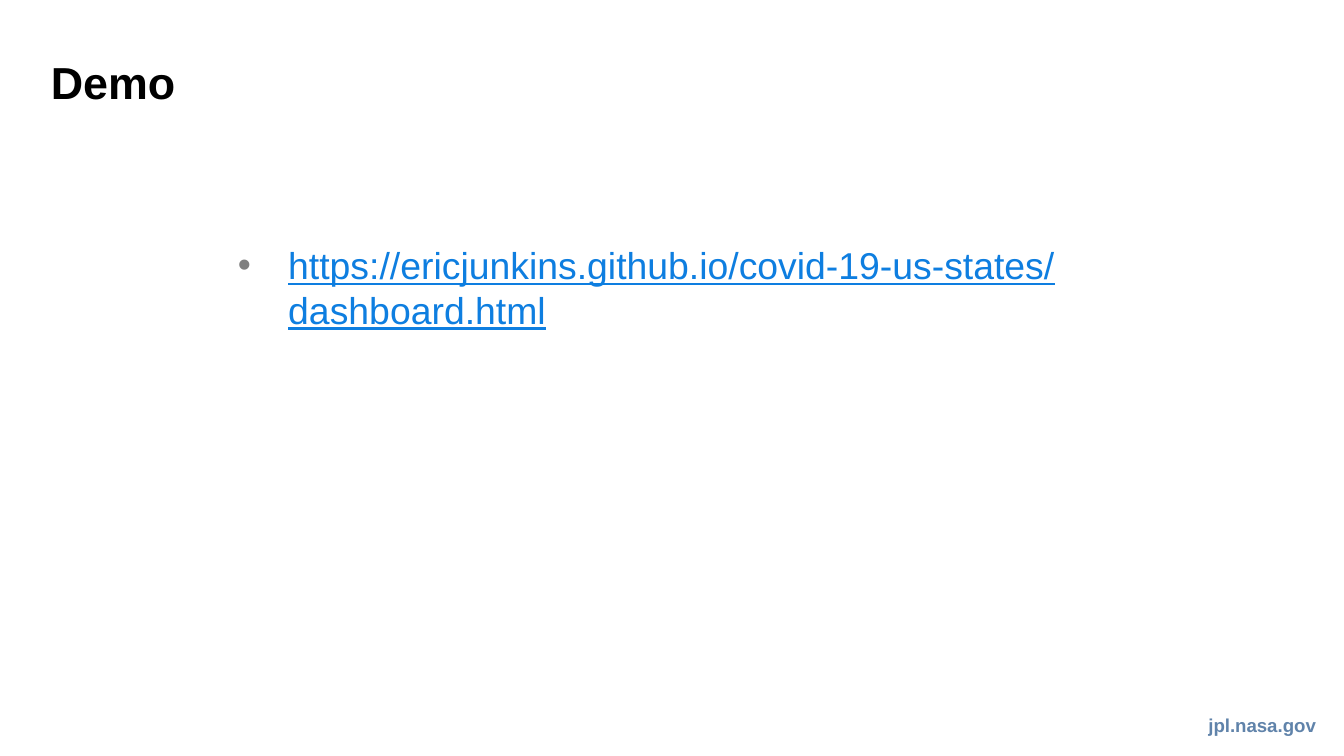
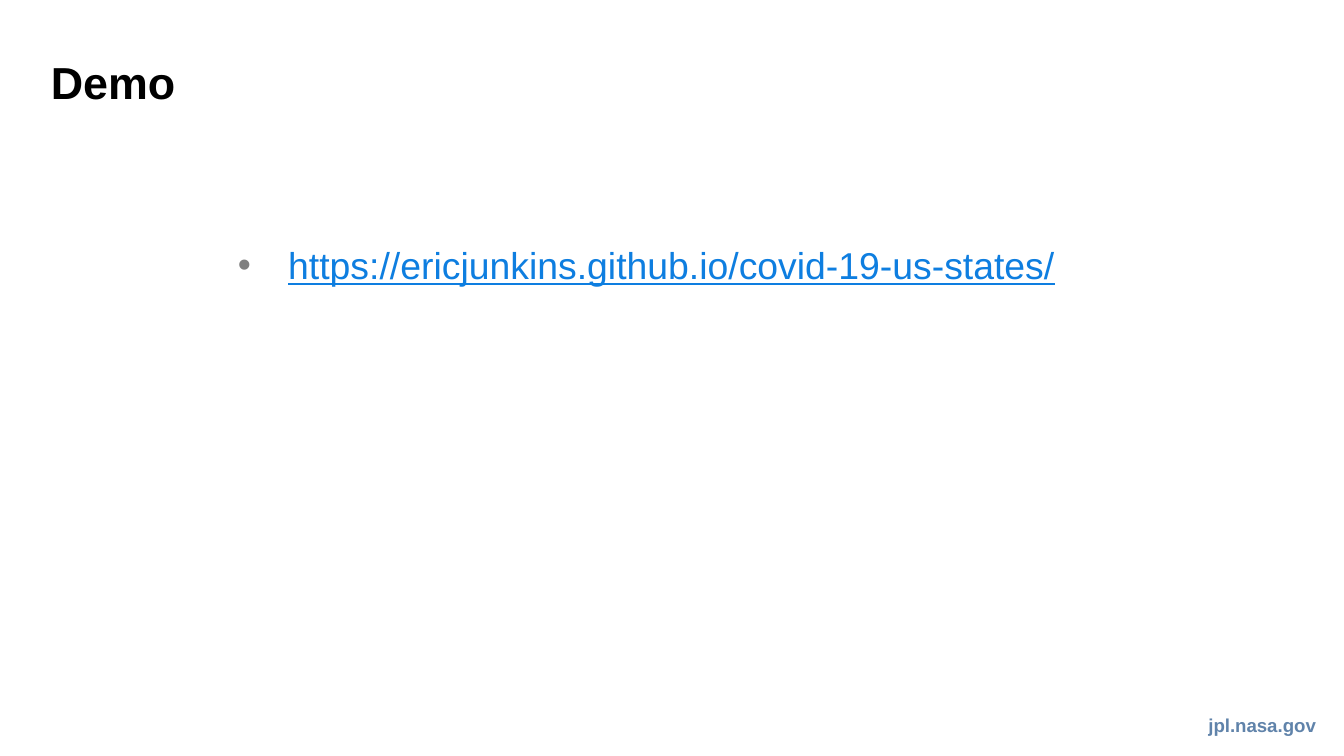
Before and after one commit to ericjunkins/covid-19-us-states, a slide deck: slide 9 of pptx/covid_us_dashboard.pptx (slide 4 before the commit). Drawn at 1344x756 pixels with LibreOffice and Linux fonts; fonts in the diff are those of the drawing. Boxes give left, top, right and bottom in pixels: in the first picture for what was removed or moved away, otherwise in the second. Text is boxed around its words. In the diff, an @@ line names an element or a change of style, - is before the commit and + after.

```diff
--- a/pptx/covid_us_dashboard.pptx
+++ b/pptx/covid_us_dashboard.pptx
@@ text at [288,252,1054,287]: text changed @@
-• https://ericjunkins.github.io/covid-19-us-states/dashboard.html
+• https://ericjunkins.github.io/covid-19-us-states/
```
Also in this commit, not shown: 2 other slides changed, 5 slides added, 1 other file.
